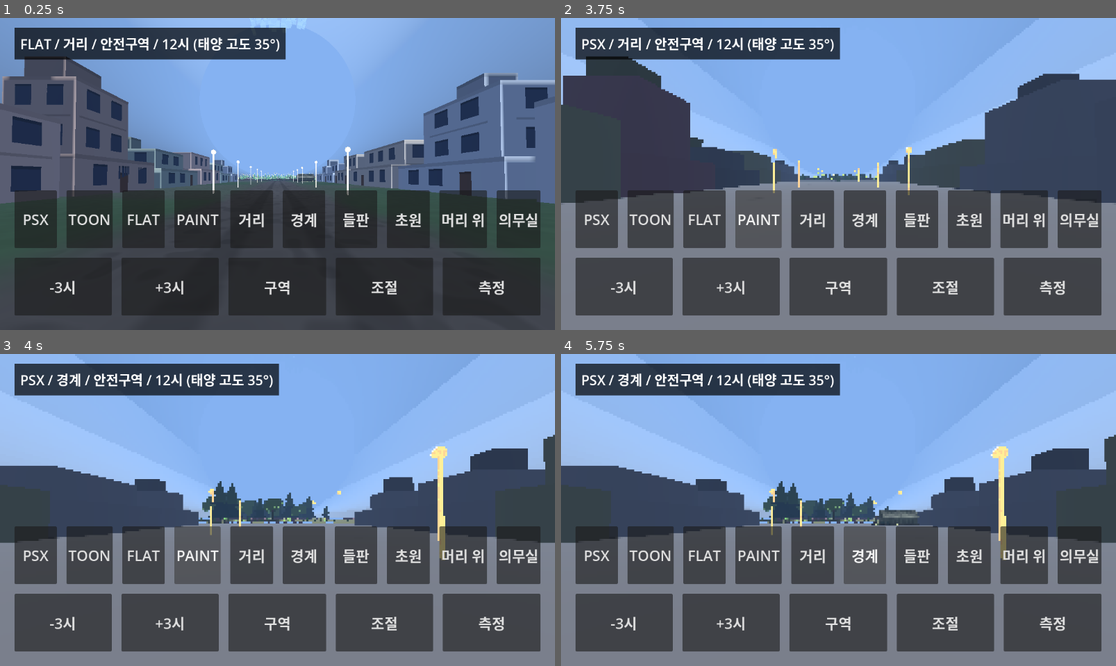
Above: before the commit, frames 1-4 (two rows, left to right).
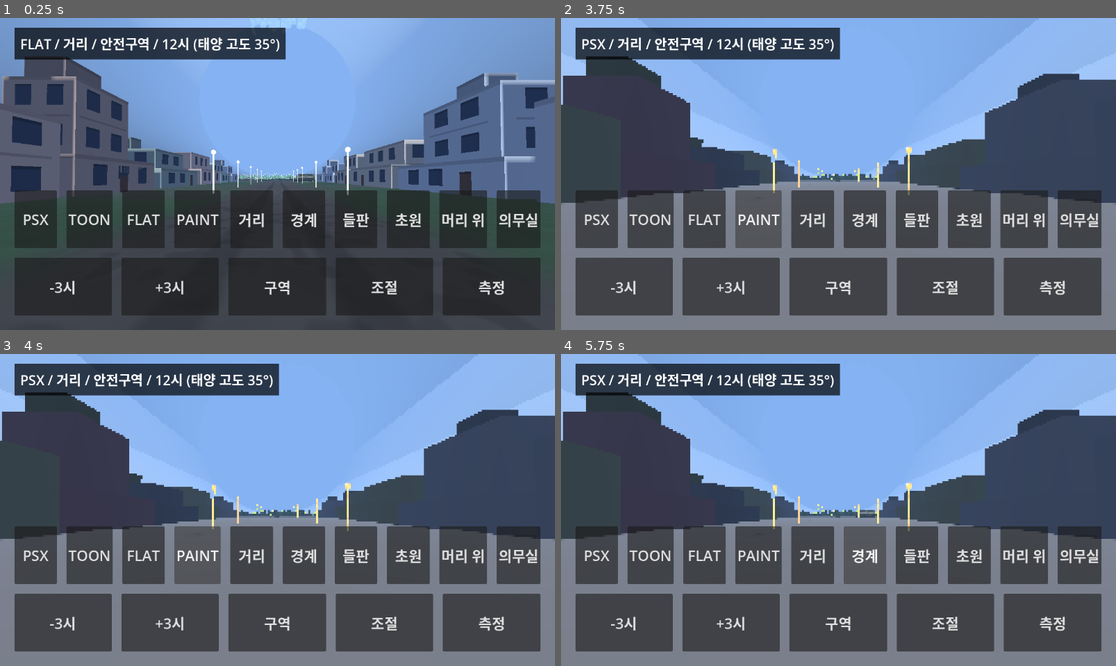
Above: after the commit, the same moments.

Repository: yeongkim0814-svg/habitat
Game: Godot game, scene res://spikes/m0_look/main.tscn
Same seed, same stepped clock (60 frames per second), same inputs: the game is played once before the commit and once after it. This scene is started directly instead of the project's main scene.
Inputs:
- Up to frame 1 (0.25 s): no input
- Up to frame 2 (3.75 s): click "측정" at 0.5 s; click "PSX" at 1.25 s; click "TOON" at 2 s; click "FLAT" at 2.75 s; click "PAINT" at 3.5 s
- Up to frame 3 (4 s): no input
- Up to frame 4 (5.75 s): click "거리" at 4.25 s; click "경계" at 5 s

Frames 1-2 are identical in both runs. In frame 3, 12% of the frame differs, in the area x 0-100%, y 6-67%; in frame 4, 12%.

Commit message:
fix(m0): 텐트 측정을 켬·끔·끔·켬 순서로 재고 GPU 시간 없음 표시 (Codex 지적 반영, Refs #38)
Co-Authored-By: Claude Opus 5.5 <noreply@anthropic.com>
Claude-Session: https://claude.ai/code/session_01HASMSy8iY7SeiUjsU1YZyi

Diff:
--- a/spikes/m0_look/world.gd
+++ b/spikes/m0_look/world.gd
@@ -35,7 +35,7 @@
 var cpu_samples: Array[float] = []
 var gpu_samples: Array[float] = []
 var bench_lines: Array[String] = []
-var bench_gpu := {} # "look:view:on|off" -> mean GPU ms, for the tent on/off summary
+var bench_gpu := {} # "look:view:on|off" -> GPU ms of each run, for the tent on/off summary
 var tent_node: Node3D
 var bench_frame := 0
 var shot_frames := -1
@@ -251,21 +251,30 @@
 	bench_queue = bench_items()
 	next_bench()
 
-# Each look x view is measured with the tent shown and hidden (hidden also leaves the shadow pass),
-# back to back so device temperature and clocks match; the pair order alternates so slow drift cancels (Issue #38).
+# Each look x view is measured on, off, off, on (ABBA) back to back; hidden also leaves the shadow pass.
+# Averaging both "on" and both "off" runs cancels drift that is linear in time (temperature, clocks) within every row (Issue #38).
 static func bench_items() -> Array[String]:
 	var items: Array[String] = []
-	var first := "on"
 	for l in Looks.IDS:
 		for v in VIEWS:
-			var second := "off" if first == "on" else "on"
-			items.append("%s:%s:%s" % [l, v, first])
-			items.append("%s:%s:%s" % [l, v, second])
-			first = second
+			for state in ["on", "off", "off", "on"]:
+				items.append("%s:%s:%s" % [l, v, state])
 	return items
 
 static func cost_line(l: String, v: String, on: float, off: float) -> String:
+	# The renderer reports 0 when GPU timing is unavailable: say so instead of showing a zero difference.
+	if on <= 0.0 or off <= 0.0:
+		return "%s %s: GPU 시간 없음(로그의 mean_ms 참고)" % [l, v]
 	return "%s %s: 텐트 켬 %.2f / 끔 %.2f / 차이 %+.2f ms" % [l, v, on, off, on - off]
+
+static func mean_gpu(runs: Array) -> float:
+	# A run without GPU timing (0) makes the whole condition unavailable.
+	var total := 0.0
+	for g in runs:
+		if g <= 0.0:
+			return 0.0
+		total += g
+	return total / runs.size()
 
 func next_bench() -> void:
 	var parts := bench_queue[0].split(":")
@@ -284,7 +293,7 @@
 	var p95: float = sorted[int(sorted.size() * 0.95)]
 	var gpu := mean_of(gpu_samples)
 	var tent_state := bench_queue[0].split(":")[2]
-	bench_gpu[bench_queue[0]] = gpu
+	bench_gpu.get_or_add(bench_queue[0], []).append(gpu)
 	var line := "M0 look=%s view=%s tent=%s mean_ms=%.3f p95_ms=%.3f render_cpu_mean_ms=%.3f render_gpu_mean_ms=%s samples …(218 unchanged characters)…
 	print(line)
 	bench_queue.remove_at(0)
@@ -292,7 +301,7 @@
 		# Full lines go to the log; the screen shows one GPU line per look x view so all 24 fit.
 		for l in Looks.IDS:
 			for v in VIEWS:
-				bench_lines.append(cost_line(l, v, bench_gpu["%s:%s:on" % [l, v]], bench_gpu["%s:%s:off" % [l, v]]))
+				bench_lines.append(cost_line(l, v, mean_gpu(bench_gpu["%s:%s:on" % [l, v]]), mean_gpu(bench_gpu["%s:%s:off" % [l, v]])))
 		bench_lines.append("GPU ms, %s Hz, vsync=%d" % [refresh_text(), DisplayServer.window_get_vsync_mode()])
 		print("\n".join(bench_lines))
 		tent_node.visible = true
--- a/tests/m0/run.gd
+++ b/tests/m0/run.gd
@@ -195,15 +195,15 @@
 	check(Tent.material("metal").get_shader_parameter("tex_on") == 0.0, "untextured kinds stay flat")
 	check("tent" in World.VIEWS and World.VIEW_NAMES.has("tent"), "infirmary view is listed for the benchmark")
 	var items := World.bench_items()
-	check(items.size() == Looks.IDS.size() * World.VIEWS.size() * 2, "benchmark measures every look x view with the tent on and off (got %d)" % items.size())
-	var paired := true
-	var on_first := 0
-	for i in range(0, items.size(), 2):
-		var a := items[i].split(":")
-		var b := items[i + 1].split(":")
-		paired = paired and a[0] == b[0] and a[1] == b[1] and a[2] != b[2]
-		on_first += 1 if a[2] == "on" else 0
-	check(paired, "tent on/off runs are back to back for the same look and view")
-	check(on_first == items.size() / 4, "pair order alternates so drift cancels (on first in %d of %d pairs)" % [on_first, items.size() / 2])
+	check(items.size() == Looks.IDS.size() * World.VIEWS.size() * 4, "benchmark measures every look x view twice with the tent on and twice off (got %d)" % items.size())
+	var abba := true
+	for i in range(0, items.size(), 4):
+		var head := items[i].split(":")
+		for k in range(4):
+			var p := items[i + k].split(":")
+			abba = abba and p[0] == head[0] and p[1] == head[1] and p[2] == ["on", "off", "off", "on"][k]
+	check(abba, "each look x view is measured on, off, off, on back to back (drift cancels within the row)")
+	check(is_equal_approx(World.mean_gpu([3.0, 3.5]), 3.25) and World.mean_gpu([3.0, 0.0]) == 0.0, "GPU mean is 0 (unavailable) if any run had no GPU timing")
+	check(World.cost_line("flat", "tent", 3.5, 0.0).contains("GPU 시간 없음"), "summary says GPU timing is unavailable instead of showing 0")
 	check(World.cost_line("flat", "tent", 3.5, 3.25).ends_with("+0.25 ms"), "cost line shows on - off")
 	tent.free()
Not shown, changed: docs/spikes/M0_LOOK.md
